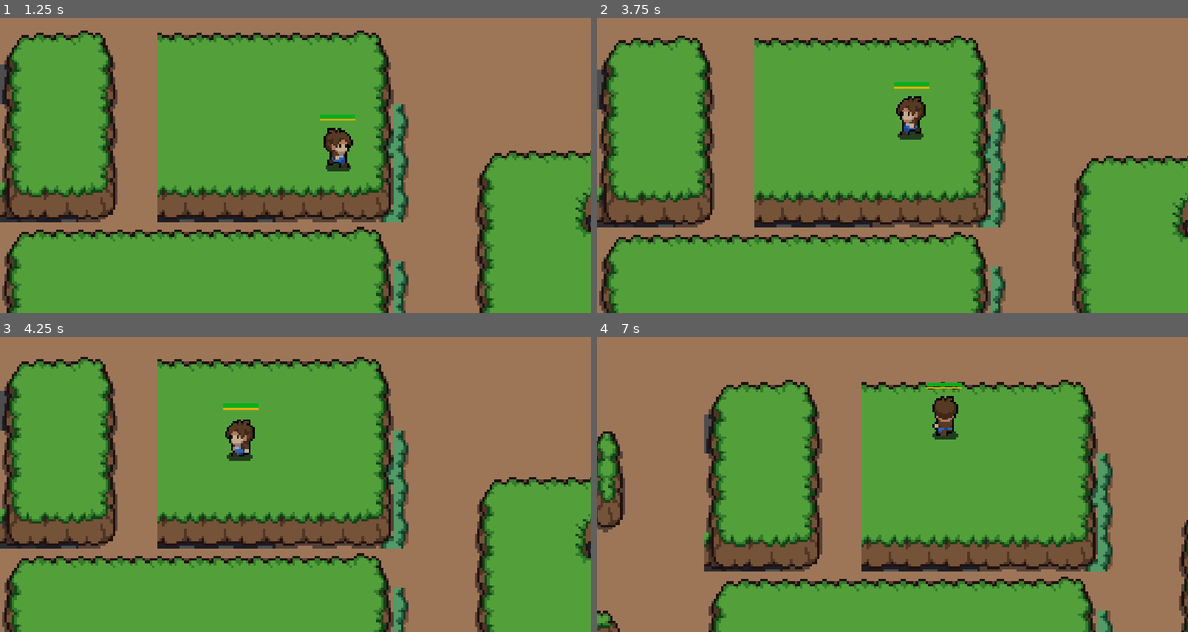
Above: before the commit, frames 1-4 (two rows, left to right).
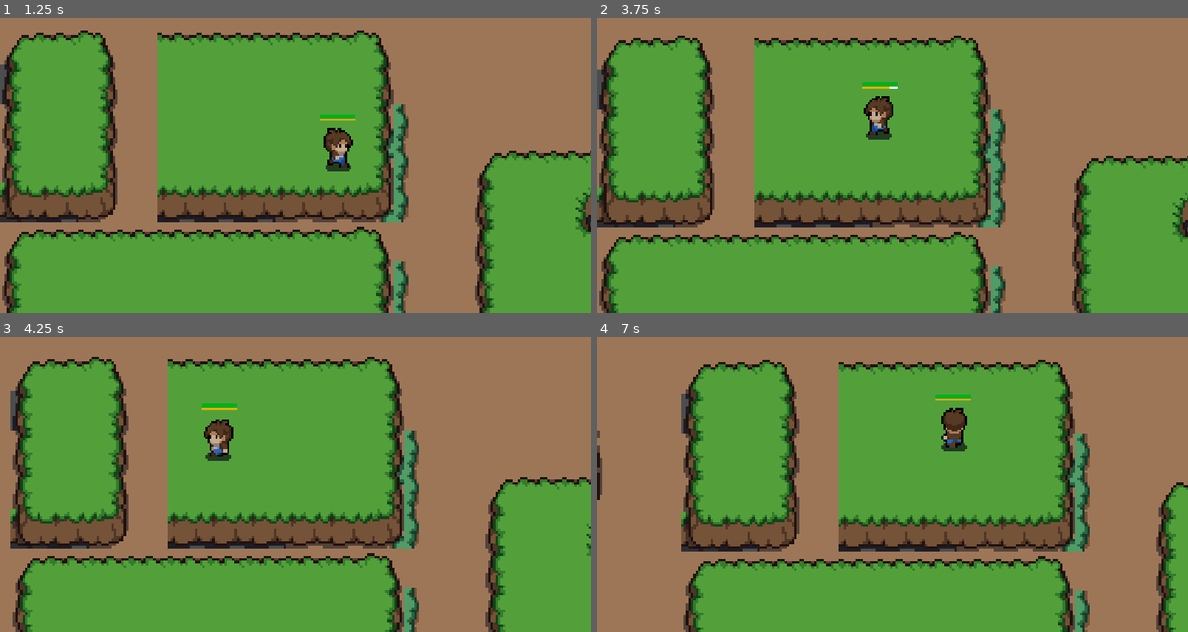
Above: after the commit, the same moments.

Repository: triuyen/Godot_grp_project
Game: Godot game, scene res://scenes/root.tscn
The game is run twice, just before and just after one commit, with the same random seed, the same clock (stepped at 60 frames per second) and the same inputs.
Inputs (mouse positions are in pixels of both pictures, inside the frame that each line leads up to):
- Up to frame 1 (1.25 s): move the mouse to (425, 150) at 0.52 s; hold D (player_right) from 0.53 s (still down); click (425, 150) at 0.6 s
- Up to frame 2 (3.75 s): move the mouse to (774, 180) at 1.27 s; release D (player_right) at 1.28 s; hold S (player_down) 1.28-2.03 s; tap Space (player_dash, bound only after the commit) at 1.35, 3.6 s; move the mouse to (951, 100) at 2.02 s; hold D (player_right) 2.03-2.78 s; tap Shift (player_dash, bound only before the commit) at 2.1 s; move the mouse to (862, 224) at 2.77 s; hold W (player_up) 2.78-3.53 s; click (862, 224) at 2.85 s; move the mouse to (1069, 209) at 3.52 s; hold A (player_left) from 3.53 s (still down)
- Up to frame 3 (4.25 s): keep holding A (player_left)
- Up to frame 4 (7 s): move the mouse to (715, 440) at 4.27 s; tap Shift (player_dash, bound only before the commit) at 4.35, 6.6 s; move the mouse to (922, 484) at 5.02 s; release A (player_left) at 5.03 s; hold S (player_down) 5.03-5.78 s; click (922, 484) at 5.1 s; move the mouse to (803, 410) at 5.77 s; hold D (player_right) 5.78-6.53 s; tap Space (player_dash, bound only after the commit) at 5.85 s; move the mouse to (1022, 469) at 6.52 s; hold W (player_up) from 6.53 s (still down)

Frame 1 is identical in both runs. In frame 2, 1.4% of the frame differs, in the area x 44-57%, y 21-42%; in frame 3, 20%; in frame 4, 37%, in the area x 0-100%, y 7-100%.

Commit message:
Change inputs

Diff:
--- a/godot/project.godot
+++ b/godot/project.godot
@@ -81,12 +81,12 @@
 }
 take_damage_test={
 "deadzone": 0.5,
-"events": [Object(InputEventKey,"resource_local_to_scene":false,"resource_name":"","device":-1,"window_id":0,"alt_pressed":false,"shift_pressed":false,"ctrl_pressed":false,"meta_pressed":false,"pressed":false,"keycode":0,"physical_keycode":80,"key_label":0,"unicode":112,"location":0,"echo":false,"script":null)
-]
+"events": []
 }
 player_dash={
 "deadzone": 0.5,
-"events": [Object(InputEventKey,"resource_local_to_scene":fa …(140 unchanged characters)… d":false,"keycode":0,"physical_keycode":4194325,"key_label":0,"unicode":0,"location":0,"echo":false,"script":null)
+"events": [Object(InputEventKey,"resource_local_to_scene":fa …(140 unchanged characters)… d":false,"keycode":0,"physical_keycode":32,"key_label":0,"unicode":32,"location":0,"echo":false,"script":null)
+, Object(InputEventJoypadButton,"resource_local_to_scene":false,"resource_name":"","device":-1,"button_index":1,"pressure":0.0,"pressed":false,"script":null)
 ]
 }
 
